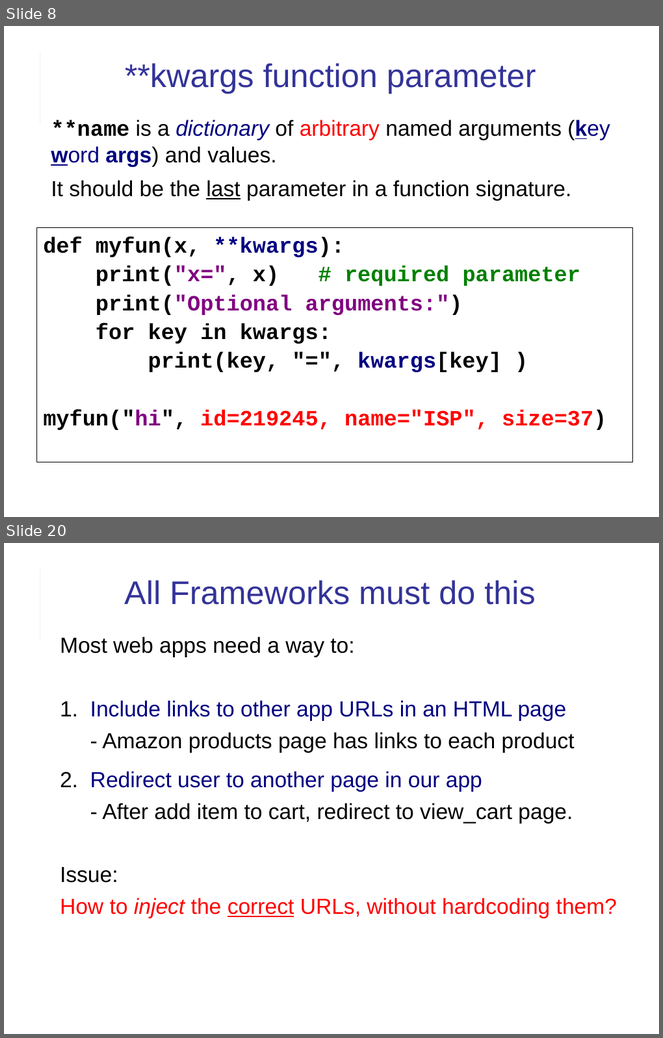
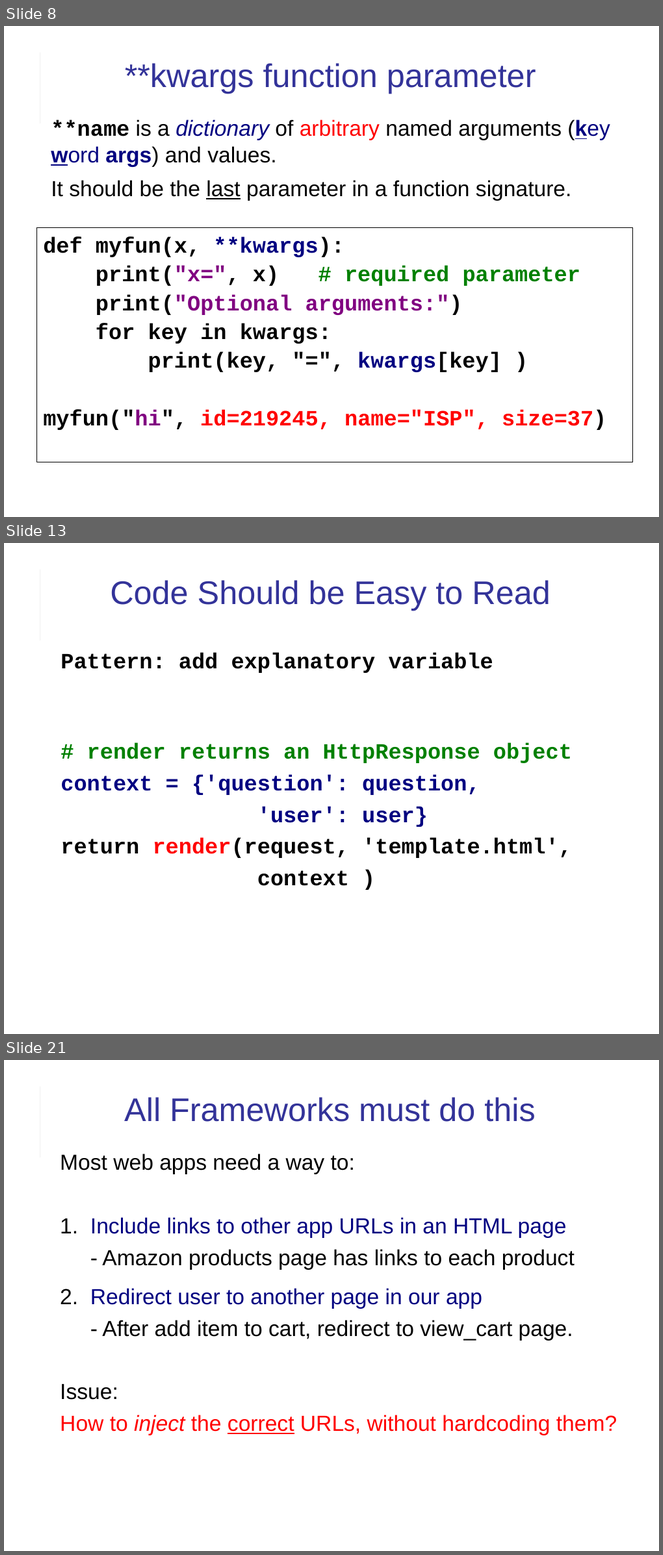
Before and after one commit to cpske/ISP, a slide deck: django/Django-review-1.ppt. Shown one above the other, each under a label of ours: slides 8 and 20 before the commit, slides 8, 13 and 21 after it; the slides between them are not shown. The pictures are 663x1038 and 663x1555 pixels, drawn with LibreOffice and Linux fonts; fonts in the diff are those of the drawing. Boxes give left, top, right and bottom in pixels: in the first picture for what was removed or moved away, otherwise in the second. Text is boxed around its words. In the diff, an @@ line names an element or a change of style, - is before the commit and + after.

```diff
--- a/django/Django-review-1.ppt
+++ b/django/Django-review-1.ppt
@@ slide 13 added at bbox=[4, 543, 659, 1034], background #FFFFFF; not listed: 2 template elements that a slide beside it also shows @@
@@ title added at bbox=[110, 580, 550, 611], 36 pt, text #333399 @@
+Code Should be Easy to Read
@@ text added at bbox=[61, 652, 572, 886], 24 pt, text #000000, bold @@
+Pattern: add explanatory variable
+# render returns an HttpResponse object
+context = {'question': question,
+'user': user}
+return render(request, 'template.html',
+context )
@@ what was slide 20 is now slide 21 @@
```
Also in this commit, not shown: 19 slides changed, 1 other file.
